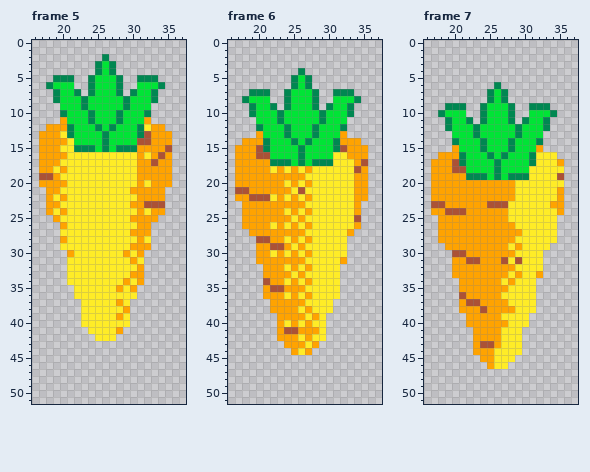
Pixel-art file -- HareGarden/assets/Carrot.aseprite. Above: the version before the commit.
54x54 pixels, 12 frames. Shown: frame 5: x 16..37, y 0..51; frame 6: x 16..37, y 0..51; frame 7: x 16..37, y 0..51. The commit also changed other frames, which this record leaves out.
New version:
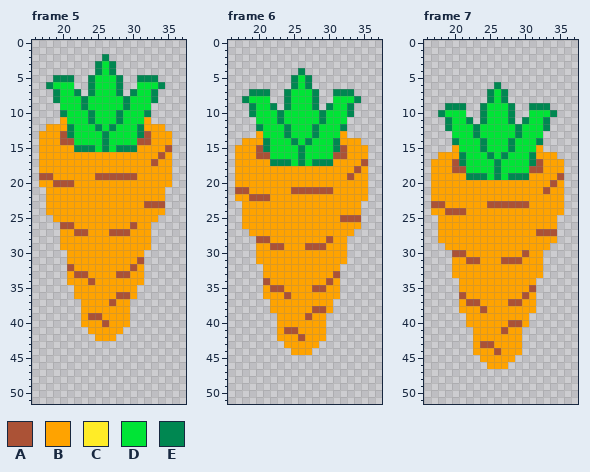
Palette (. is transparent): A #ab5236  B #ffa300  C #ffec27  D #00e436  E #008751
Change:
layer "Layer 2" now hidden
Changed rows in their new state; - is an unchanged pixel.
Frame 5:
first column x 19:
12 -------------B
13 -A------------
14 -AA-----------
15 -BB-----------
16 --BBBBBBBBBB-B
17 -BBBBBBBBBBB--
18 B-BBBBBBBBBB--
19 -BBBBBAAAAAA--
20 AAABBBBBBBBB-B
21 -BBBBBBBBBB---
22 B-BBBBBBBBBB--
23 -BBBBBBBBBB---
24 B-BBBBBBBBBB-B
25 -BBBBBBBBBB---
26 -AABBBBBBBBA--
27 -BBAABBBAAA---
28 --BBBBBBBBBB-B
29 -BBBBBBBBBB---
30 ---BBBBBBB-B--
31 --BBBBBBBBB-A-
32 --ABBBBBBBBA--
33 --BAABBBBAA---
34 --BBBABBBB-B--
35 ---BBBBBB-B---
36 ---BBBBBBAAB--
37 ----BBBBA-B---
38 ----BBBBBB----
39 ----BAABB-B---
40 ----BBBABBB---
41 -----BBBB-----
42 ------BBB-----
Frame 6:
first column x 22:
16 ---------AA-
17 ---------BBB
18 B-B-B-BBBBBB
19 -----BBBBBBA
20 --B-B-BBBBBB
21 ---A-AAAABBB
22 B-B-B-BBBBBB
23 -----BBBBBBB
24 --B-B-BBBBBB
25 ---B-BBBBBAA
26 B-B-B-BBBBBB
27 -----BBBBBB-
28 --B-B-BBABB-
29 ---B-AAABBB-
30 B-B-B-BBBBB-
31 -----BBBBB--
32 --B-B-BBBB--
33 ---B-BBBBA--
34 --B-B-BBAB--
35 -----BAABB--
36 --A-B-BBBB--
37 -----BBBB---
38 ----B-AAB---
39 -----A-B----
40 --B-B-BB----
41 -------B----
42 ----A-BB----
43 -----B------
44 ----B-------
Frame 7:
first column x 26:
16 ------BBB-
17 ------ABB-
18 -----AABBB
19 -----BBBB-
20 ---BBBBBAB
21 ---BBBBAB-
22 ---BBBBBB-
23 --AAABBB--
24 --BBBBBBB-
25 --BBBBBBB-
26 ---BBBBBB-
27 ----BBAAA-
28 ---BBBBBB-
29 --B-BBBB--
30 ---BABB---
31 --A-BBB---
32 ---BBBB---
33 --B-BB----
34 -B-BBB----
35 --BBBA----
36 -BBBAB----
37 --AABB----
38 ---BBB----
39 -BBBB-----
40 --AAB-----
41 -ABB------
42 -BBB------
43 -BBB------
44 ABBB------
45 BBB-------
46 BB--------
Where, in picture pixels (left, top, right, bottom), the same in both pictures:
changed: (53, 124, 151, 341)
changed: (270, 152, 354, 355)
changed: (494, 152, 564, 369)
